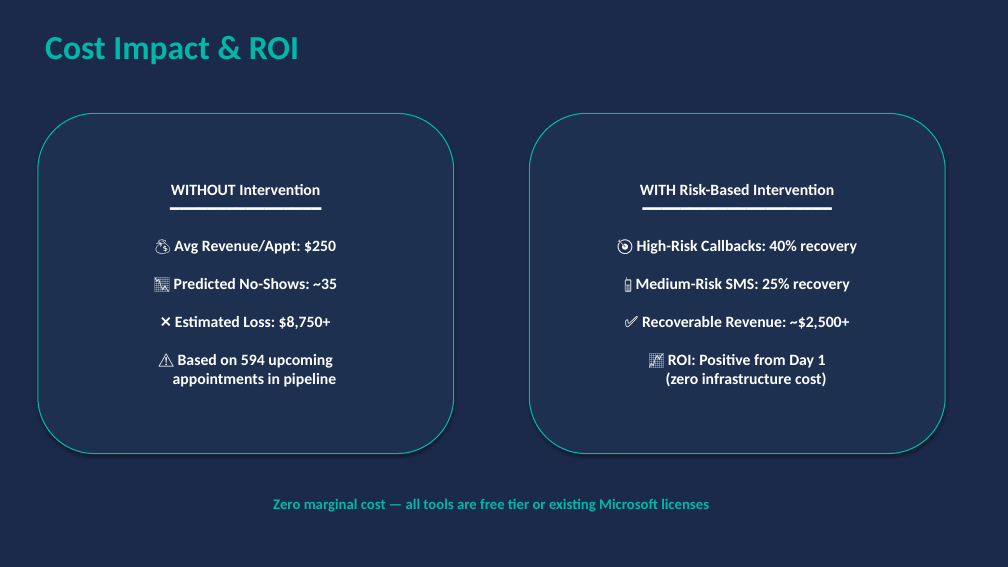
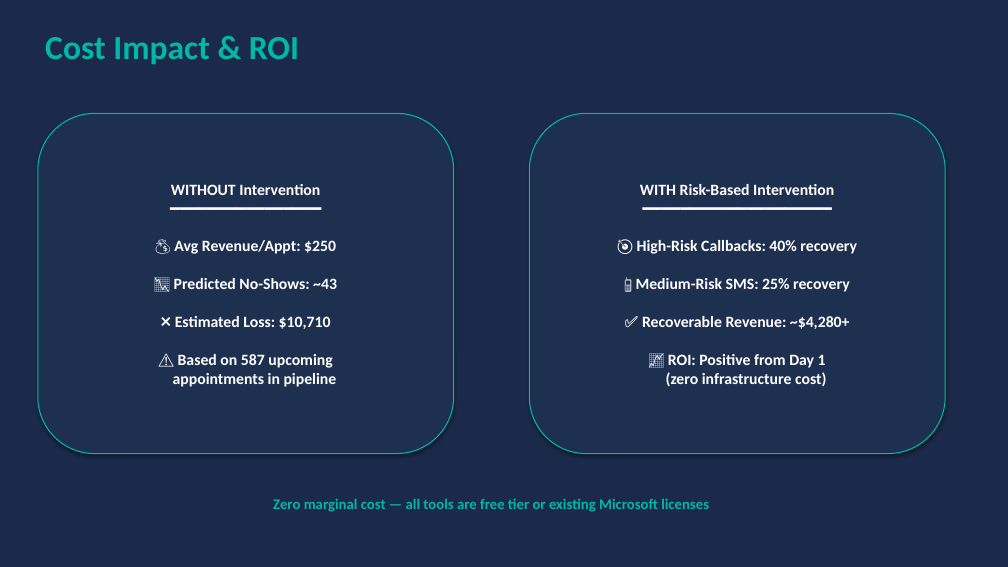
Before and after one commit to I-AM-Anmol/Azure_Enterprise_Intelligence, a slide deck: slide 11 of Hackathon_project/Clinical_NoShow_Prediction.pptx. Drawn at 1008x567 pixels with LibreOffice and Linux fonts; fonts in the diff are those of the drawing. Boxes give left, top, right and bottom in pixels: in the first picture for what was removed or moved away, otherwise in the second. Text is boxed around its words. In the diff, an @@ line names an element or a change of style, - is before the commit and + after.

Commit message:
Add Infinity Nexus logo, AUC as %, Low-Risk SMS metric, updated PPT numbers

```diff
--- a/Hackathon_project/Clinical_NoShow_Prediction.pptx
+++ b/Hackathon_project/Clinical_NoShow_Prediction.pptx
@@ text in rounded rectangle at [171, 184, 337, 387]: text changed @@
-WITHOUT Intervention
-━━━━━━━━━━━━━━━━
-💰 Avg Revenue/Appt: $250
-📉 Predicted No-Shows: ~35
-❌ Estimated Loss: $8,750+
-⚠️ Based on 594 upcoming
-appointments in pipeline
+WITHOUT Intervention
+━━━━━━━━━━━━━━━━
+💰 Avg Revenue/Appt: $250
+📉 Predicted No-Shows: ~43
+❌ Estimated Loss: $10,710
+⚠️ Based on 587 upcoming
+appointments in pipeline
@@ text in rounded rectangle at [636, 184, 857, 386]: text changed @@
-WITH Risk-Based Intervention
-━━━━━━━━━━━━━━━━━━━━
-🎯 High-Risk Callbacks: 40% recovery
-📱 Medium-Risk SMS: 25% recovery
-✅ Recoverable Revenue: ~$2,500+
-📈 ROI: Positive from Day 1
-(zero infrastructure cost)
+WITH Risk-Based Intervention
+━━━━━━━━━━━━━━━━━━━━
+🎯 High-Risk Callbacks: 40% recovery
+📱 Medium-Risk SMS: 25% recovery
+✅ Recoverable Revenue: ~$4,280+
+📈 ROI: Positive from Day 1
+(zero infrastructure cost)
```
Also in this commit, not shown: 3 other slides changed, 2 other files.
